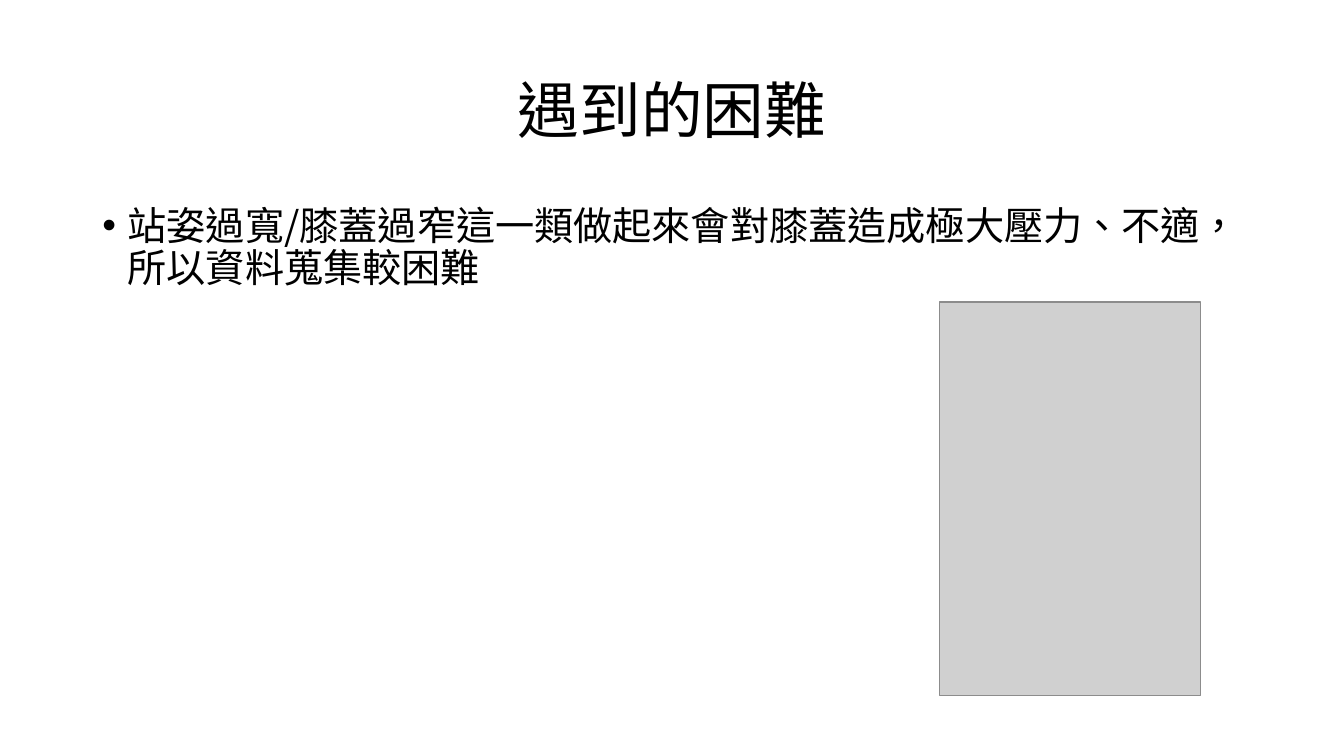
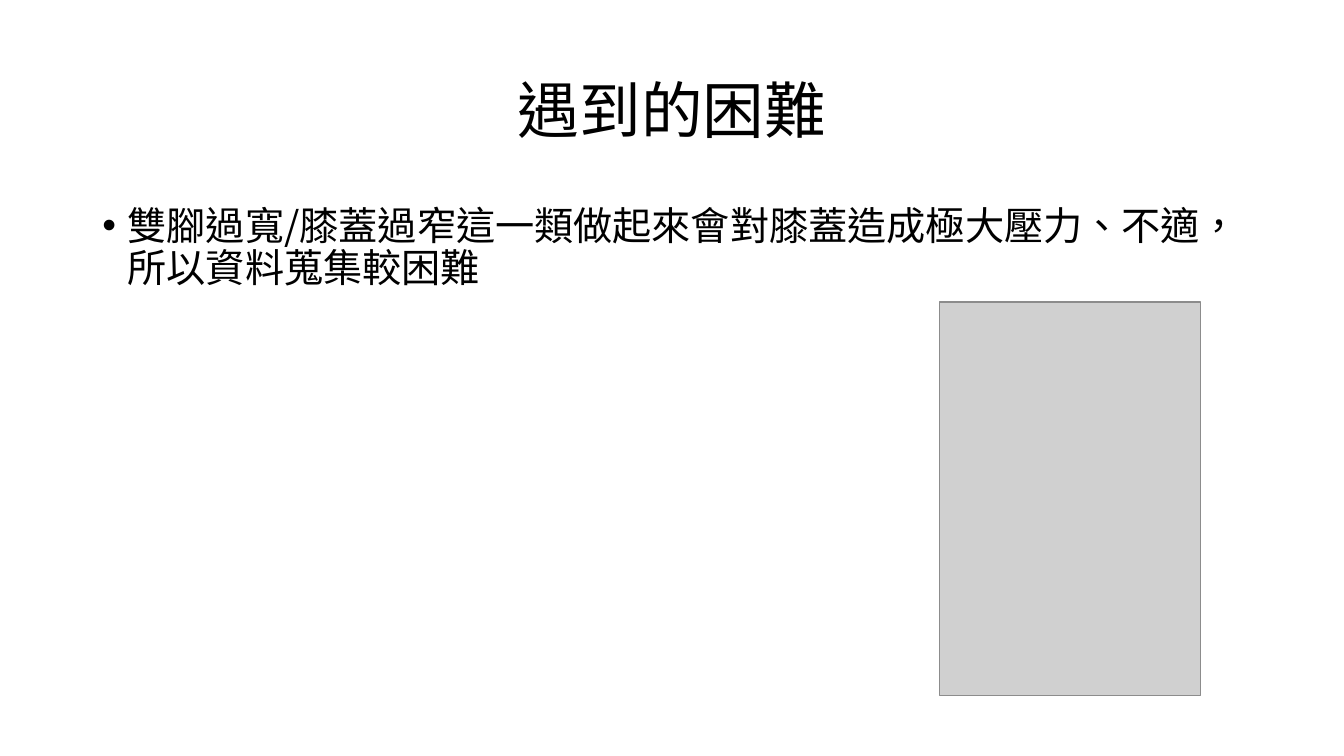
Before and after one commit to mizulun/seatpose-system, a slide deck: slide 5 of week21進度報告.pptx. Drawn at 1344x756 pixels with LibreOffice and Linux fonts; fonts in the diff are those of the drawing; grey boxes stand for pictures. Boxes give left, top, right and bottom in pixels: in the first picture for what was removed or moved away, otherwise in the second. Text is boxed around its words. In the diff, an @@ line names an element or a change of style, - is before the commit and + after.

```diff
--- a/week21進度報告.pptx
+++ b/week21進度報告.pptx
@@ text at (128,206,1239,286): text changed @@
-• 站姿過寬/膝蓋過窄這一類做起來會對膝蓋造成極大壓力、不適，所以資料蒐集較困難
+• 雙腳過寬/膝蓋過窄這一類做起來會對膝蓋造成極大壓力、不適，所以資料蒐集較困難
```
Also in this commit, not shown: 3 slides added.
